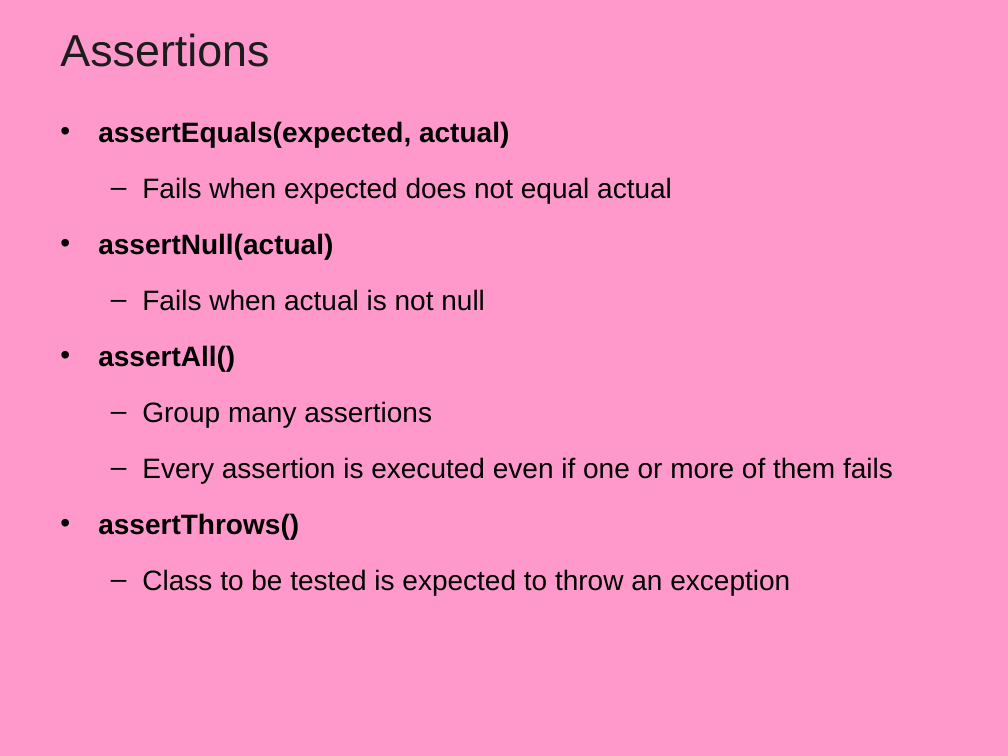
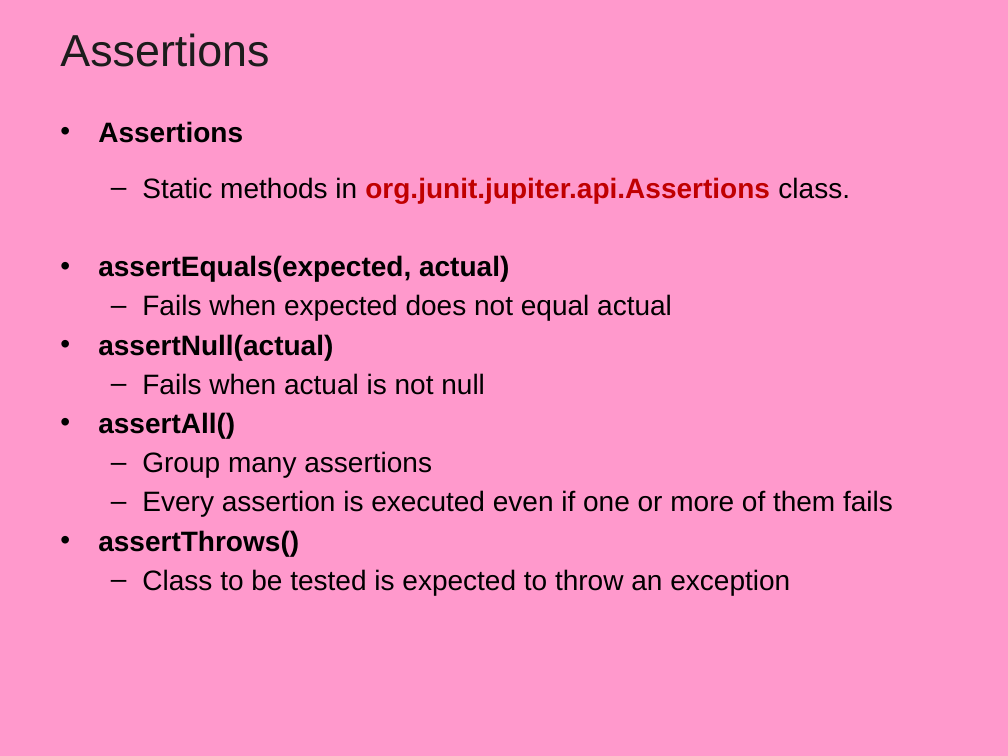
Before and after one commit to vatsanTraining/training_jan_2026, a slide deck: slide 11 of 14_Junit5.pptx (slide 12 before the commit). Drawn at 1008x756 pixels with LibreOffice and Linux fonts; fonts in the diff are those of the drawing; background and template pictures are left out. Boxes give left, top, right and bottom in pixels: in the first picture for what was removed or moved away, otherwise in the second. Text is boxed around its words. In the diff, an @@ line names an element or a change of style, - is before the commit and + after.

```diff
--- a/14_Junit5.pptx
+++ b/14_Junit5.pptx
@@ text at [98,121,850,203]: paragraphs added @@
+• Assertions
+  – Static methods in org.junit.jupiter.api.Assertions class.
@@ text at [98,255,893,595]: line spacing 1.5 to 1 @@
```
Also in this commit, not shown: 1 other slide changed, 25 slides added, 6 slides removed.
